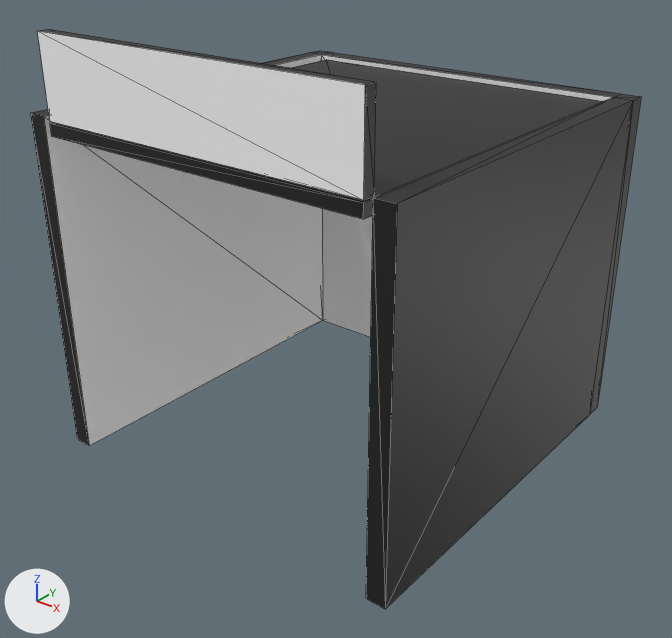
Two versions of the glTF model assets/portal.glb, one commit apart.
One viewpoint serves both versions: a camera (50 mm lens) standing at (6.92, -8.47, 7.07) and looking at (0.17, -0.04, 1.84). Arrows for +X, +Y and +Z are at lower left; the lights stay in place. The first picture is the older version. Mesh edges are drawn as thin lines. Where no turn or scale is listed for an object, it has been applied to the vertices. Vertices at exactly the same position are counted once.

Before the edit, the objects in view are built like this:
```python
ob_back = bpy.data.objects.new('back', me_cube_002)
ob_back.location = (0.0, 2.75, 0.0)
ob_ceiling = bpy.data.objects.new('ceiling', me_cube_001)
ob_ceiling.location = (0.0, 2.75, 4.28)
ob_ceiling_fornt = bpy.data.objects.new('ceiling fornt', me_cube_005)
ob_ceiling_fornt.location = (0.0, 2.75, 4.46)
ob_left = bpy.data.objects.new('left', me_cube_003)
ob_left.location = (-2.35, 2.75, 0.0)
ob_right = bpy.data.objects.new('right', me_cube_004)
ob_right.location = (2.35, 2.75, 0.0)
```
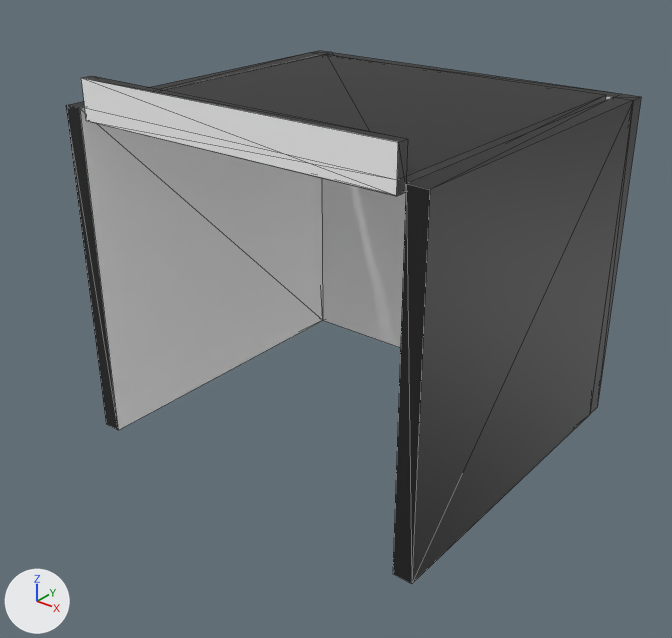
What differs and where, as boxes [x1, y1, x2, y2] in the pictures (672 x 638 px):
'right', moved, rescaled (10% narrower)
    before: [366, 97, 633, 609]
    after: [393, 97, 633, 584]
'left', moved, rescaled (12% narrower)
    before: [31, 53, 323, 446]
    after: [66, 53, 323, 430]
'ceiling fornt', moved, rescaled (30% shorter)
    before: [38, 29, 376, 200]
    after: [81, 76, 408, 196]
'ceiling', moved, rescaled (7% narrower, 11% shorter)
    before: [50, 60, 604, 219]
    after: [89, 54, 606, 196]

Diff of the bpy script that builds the scene:
```diff
--- a/assets/portal.glb.py
+++ b/assets/portal.glb.py
@@ me_cube_001 @@
 # used by ob_ceiling; location = (0.0, 2.75, 4.28)
-me_cube_001.from_pydata(...)  # 8 vertices, 12 faces; spans x -2.25..2.25, y -5.0..0.0, z 0.0..0.16
+me_cube_001.from_pydata(...)  # 8 vertices, 12 faces; spans x -2.25..2.25, y -4.5..0.0, z 0.0..0.16
+# me_cube_001 part 1: the whole mesh is scaled about the mesh origin by (1, 0.9, 1)
 me_cube_001.materials.append(mat_export_ceiling)
@@ me_cube_005 @@
 # used by ob_ceiling_fornt; location = (0.0, 2.75, 4.46)
-me_cube_005.from_pydata(...)  # 8 vertices, 12 faces; spans x -2.25..2.25, y -5.0..-4.84, z 0.0..1.0
+me_cube_005.from_pydata(...)  # 8 vertices, 12 faces; spans x -2.25..2.25, y -4.5..-4.34, z 0.0..0.5
+# me_cube_005 part 2: the whole mesh is scaled about its middle by (1, 1, 0.5), then moved by (0.0, 0.5, -0.25)
 me_cube_005.materials.append(mat_export_ceiling_front)
@@ me_cube_003 @@
 # used by ob_left; location = (-2.35, 2.75, 0.0)
-me_cube_003.from_pydata(...)  # 8 vertices, 12 faces; spans x -0.26..0.0, y -5.0..0.0, z 0.0..4.5
+me_cube_003.from_pydata(...)  # 8 vertices, 12 faces; spans x -0.26..0.0, y -4.5..0.0, z 0.0..4.5
+# me_cube_003 part 3: the whole mesh is scaled about the mesh origin by (1, 0.9, 1)
 me_cube_003.materials.append(mat_export_left)
@@ me_cube_004 @@
 # used by ob_right; location = (2.35, 2.75, 0.0)
-me_cube_004.from_pydata(...)  # 8 vertices, 12 faces; spans x 0.0..0.26, y -5.0..0.0, z 0.0..4.5
+me_cube_004.from_pydata(...)  # 8 vertices, 12 faces; spans x 0.0..0.26, y -4.5..0.0, z 0.0..4.5
+# me_cube_004 part 4: the whole mesh is scaled about the mesh origin by (1, 0.9, 1)
 me_cube_004.materials.append(mat_export_right)
@@ ob_ceiling @@
 ob_ceiling = bpy.data.objects.new('ceiling', me_cube_001)
-ob_ceiling.location = (0.0, 2.75, 4.28)
+ob_ceiling.location = (0.0, 2.75, 4.37)
@@ ob_ceiling_fornt @@
 ob_ceiling_fornt = bpy.data.objects.new('ceiling fornt', me_cube_005)
-ob_ceiling_fornt.location = (0.0, 2.75, 4.46)
+ob_ceiling_fornt.location = (0.0, 2.75, 4.37)
```
